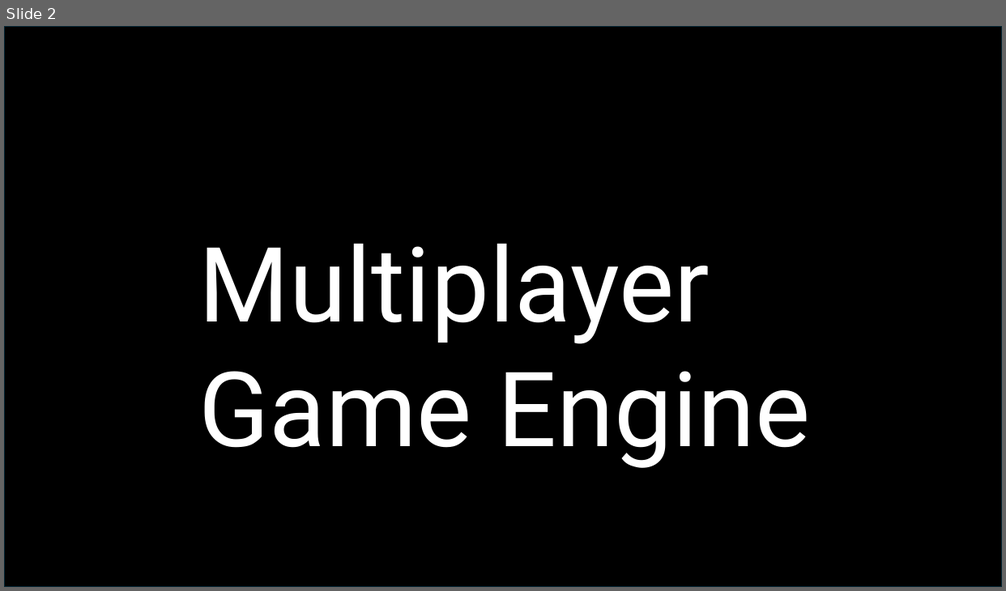
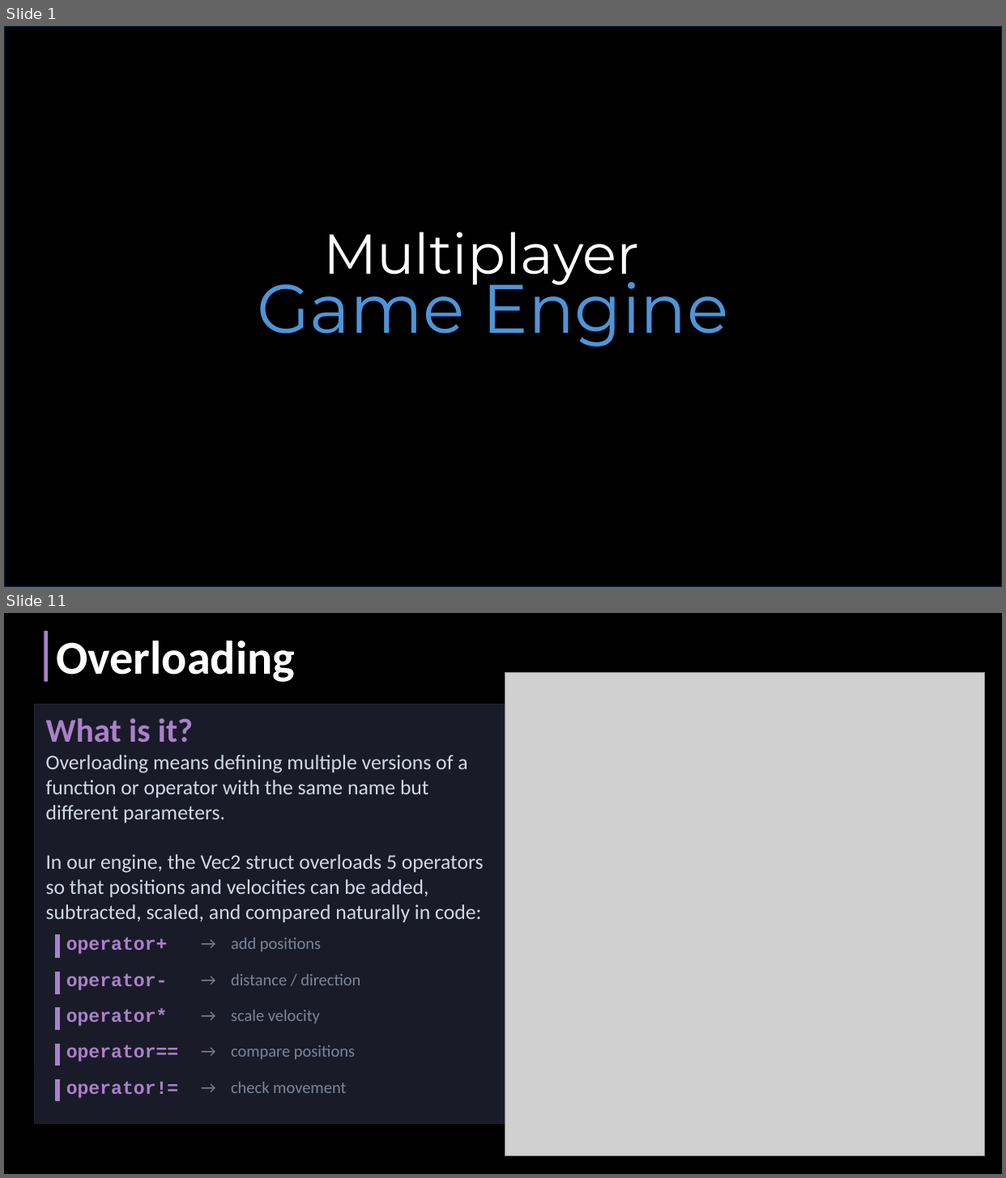
Before and after one commit to emanmo5050-oss/GamEngine26, a slide deck: GamEngine26.pptx. Shown one above the other, each under a label of ours: slide 2 before the commit, slides 1 and 11 after it; the slides between them are not shown. The pictures are 1006x591 and 1006x1178 pixels, drawn with LibreOffice and Linux fonts; fonts in the diff are those of the drawing; grey boxes stand for pictures; background and template pictures are left out. Boxes give left, top, right and bottom in pixels: in the first picture for what was removed or moved away, otherwise in the second. Text is boxed around its words. In the diff, an @@ line names an element or a change of style, - is before the commit and + after.

```diff
--- a/GamEngine26.pptx
+++ b/GamEngine26.pptx
@@ slide 11 added at (4,613,1002,1174), background #000000 @@
@@ rectangle added at (44,631,48,682), fill #AA81CA @@
@@ text added at (56,641,295,682), 45.3 pt, text #FFFFFF, bold @@
+Overloading
@@ picture added at (505,673,985,1157) @@
@@ rectangle added at (34,704,513,1124), fill #1A1B28, outline #FFFFFF 0.3 pt @@
@@ text added at (46,718,193,743), 32 pt, text #AA81CA, bold @@
+What is it?
@@ text added at (46,755,484,922), 20 pt, text #D0D8E8 @@
+Overloading means defining multiple versions of a function or operator with the same name but different parameters.
+In our engine, the Vec2 struct overloads 5 operators so that positions and velocities can be added, subtracted, scaled, and compared naturally in code:
@@ rectangle added at (56,935,59,1101), fill #AA81CA, outline #AA81CA 1 pt @@
@@ text added at (66,937,168,954), 18 pt, text #AA81CA, bold @@
+operator+
@@ text added at (231,938,321,952), 16 pt, text #7A8599 @@
+→ add positions
@@ line added from (48, 965) to (496, 965), #1A1B28 13 pt @@
@@ text added at (66,973,168,990), 18 pt, text #AA81CA, bold @@
+operator-
@@ text added at (231,974,360,986), 16 pt, text #7A8599 @@
+→ distance / direction
@@ line added from (44, 1001) to (493, 1001), #1A1B28 13 pt @@
@@ text added at (66,1008,168,1026), 18 pt, text #AA81CA, bold @@
+operator*
@@ text added at (231,1010,320,1024), 16 pt, text #7A8599 @@
+→ scale velocity
@@ line added from (48, 1037) to (496, 1037), #1A1B28 13 pt @@
@@ text added at (66,1045,179,1062), 18 pt, text #AA81CA, bold @@
+operator==
@@ text added at (231,1046,355,1059), 16 pt, text #7A8599 @@
+→ compare positions
@@ line added from (34, 1072) to (484, 1072), #1A1B28 13 pt @@
@@ text added at (66,1081,179,1098), 18 pt, text #AA81CA, bold @@
+operator!=
@@ text added at (231,1082,346,1093), 16 pt, text #7A8599 @@
+→ check movement
@@ what was slide 2 is now slide 1 @@
@@ slide 1 changed as well @@
@@ text added at (323,232,639,288), 54 pt, text #FFFFFF @@
+Multiplayer
@@ text at (257,267,728,347): text changed; size 100 to 66 pt; font Roboto to Montserrat; text colour #FFFFFF to #4E95D9 @@
-Multiplayer Game Engine
+Game Engine
```
Also in this commit, not shown: 5 other slides changed, 7 other slides added, 5 slides removed, 5 other files.
